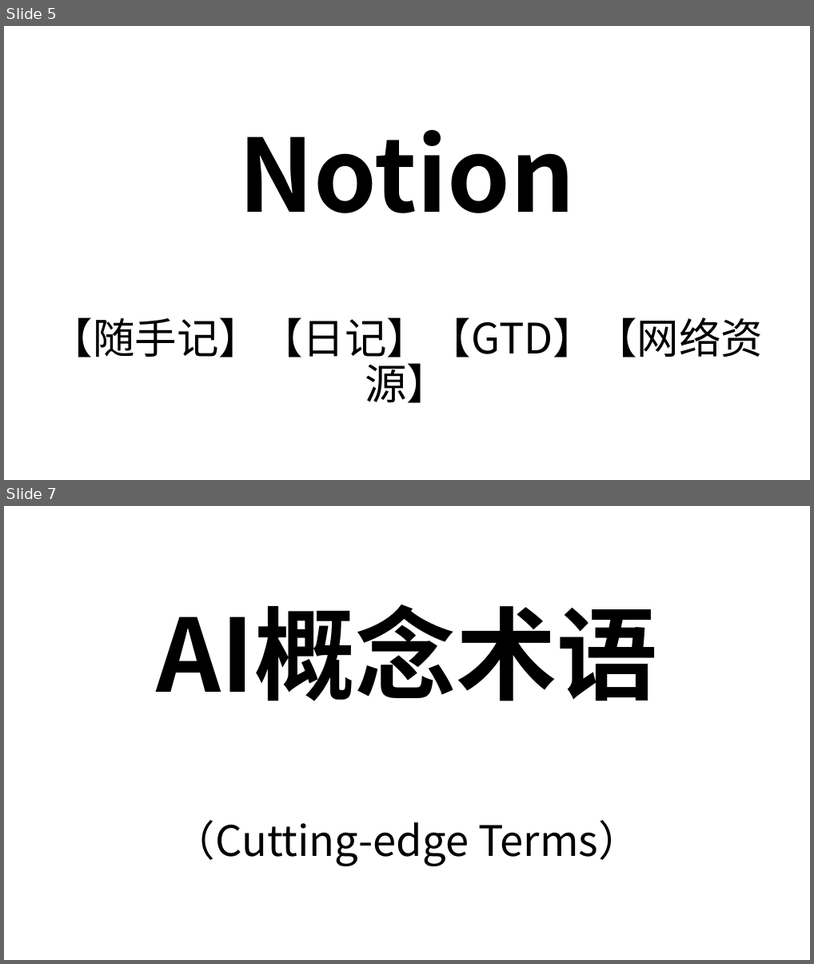
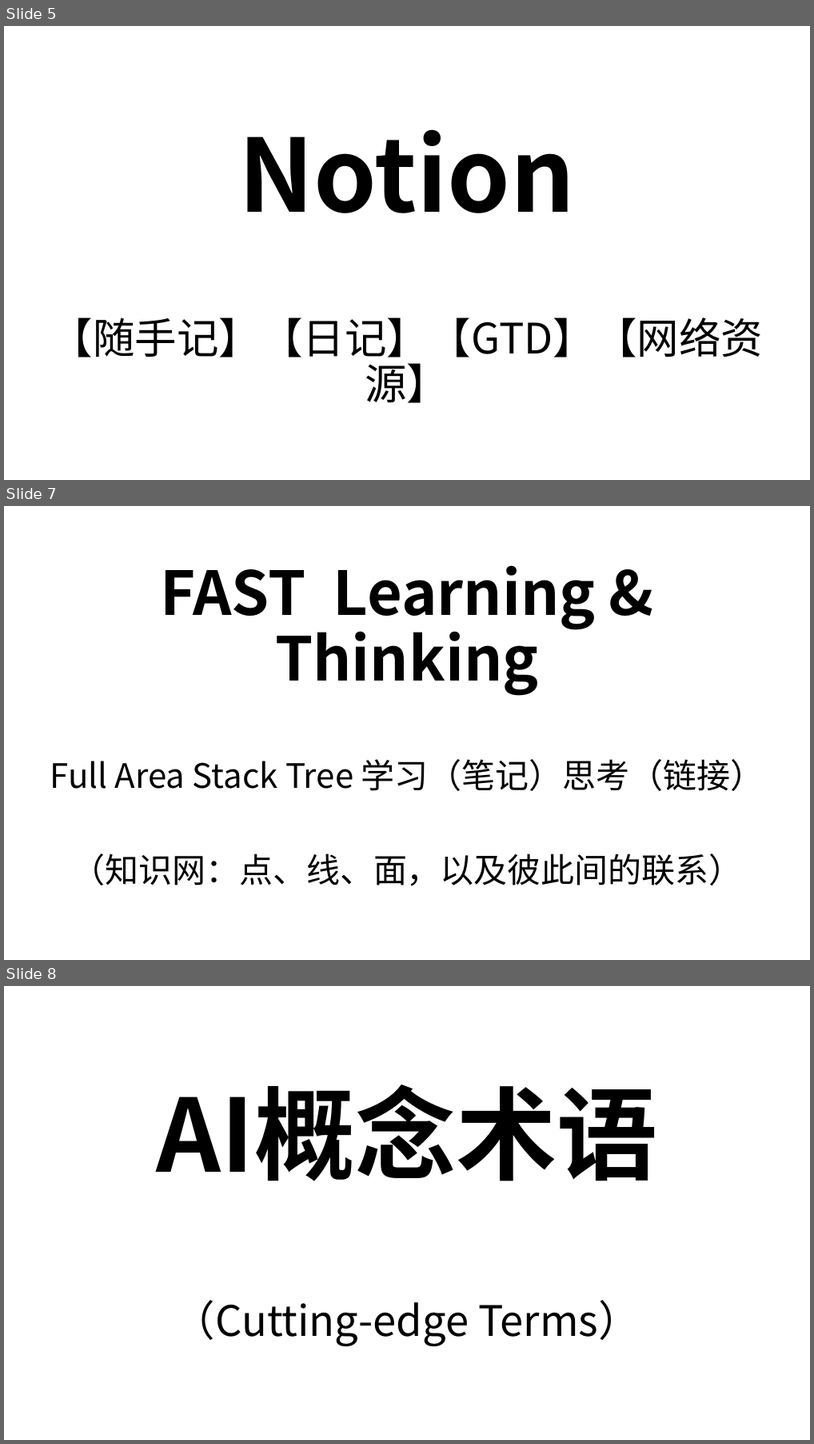
Before and after one commit to aistudybar/ob-OnePersonCompany, a slide deck: _attachment/一人公司（OPC）.pptx. Shown one above the other, each under a label of ours: slides 5 and 7 before the commit, slides 5, 7 and 8 after it; the slides between them are not shown. The pictures are 814x964 and 814x1444 pixels, drawn with LibreOffice and Linux fonts; fonts in the diff are those of the drawing. Boxes give left, top, right and bottom in pixels: in the first picture for what was removed or moved away, otherwise in the second. Text is boxed around its words. In the diff, an @@ line names an element or a change of style, - is before the commit and + after.

```diff
--- a/_attachment/一人公司（OPC）.pptx
+++ b/_attachment/一人公司（OPC）.pptx
@@ slide 7 added at (4,506,810,960), background #FFFFFF @@
@@ title added at (160,565,596,696), 72 pt, text #000000, bold @@
+FAST Learning & Thinking
@@ text added at (50,759,764,791), 40 pt, text #000000 @@
+Full Area Stack Tree 学习（笔记）思考（链接）
@@ text added at (71,853,742,886), 40 pt, text #000000 @@
+（知识网：点、线、面，以及彼此间的联系）
@@ what was slide 7 is now slide 8 @@
```
Also in this commit, not shown: 2 slides changed, 8 other files.
